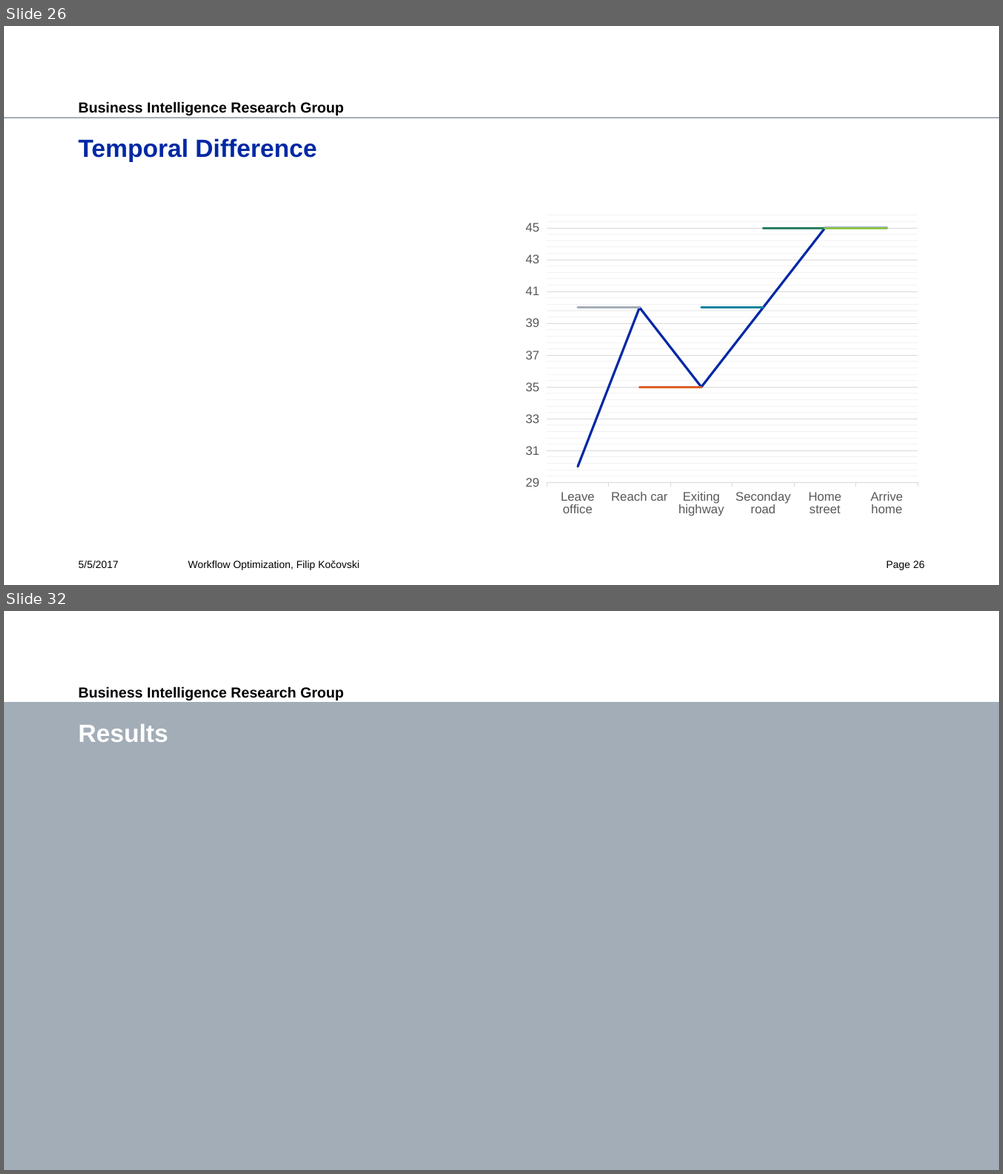
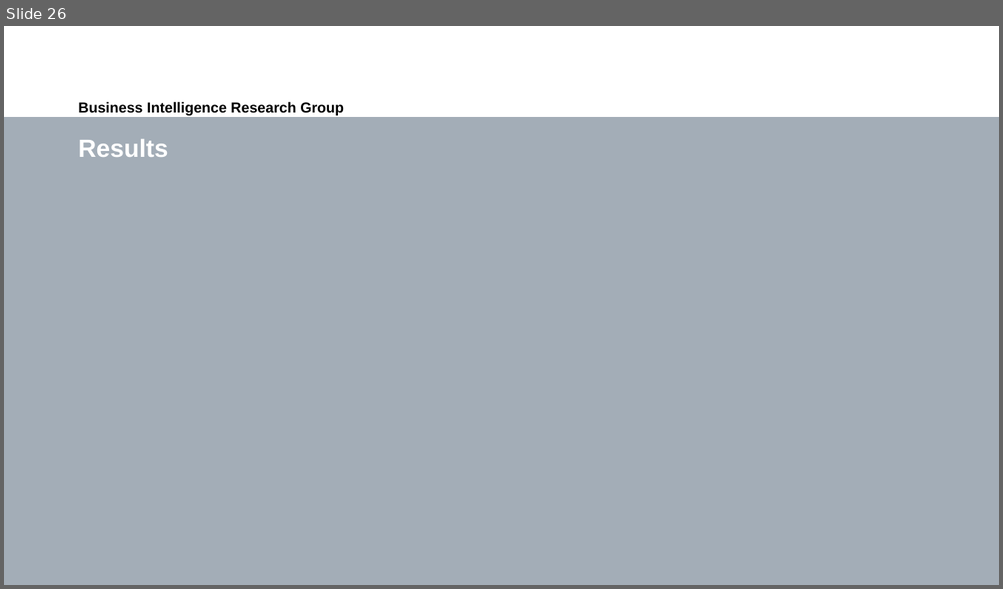
Before and after one commit to fkocovski/mt_presentation, a slide deck: Workflow Optimization.pptx. Shown one above the other, each under a label of ours: slides 26 and 32 before the commit, slide 26 after it; the slides between them are not shown. The pictures are 1003x1174 and 1003x589 pixels, drawn with LibreOffice and Linux fonts; fonts in the diff are those of the drawing; grey boxes stand for pictures; background and template pictures are left out. Boxes give left, top, right and bottom in pixels: in the first picture for what was removed or moved away, otherwise in the second. Text is boxed around its words. In the diff, an @@ line names an element or a change of style, - is before the commit and + after.

```diff
--- a/Workflow Optimization.pptx
+++ b/Workflow Optimization.pptx
@@ slide 26 removed at (4,26,999,585), background #FFFFFF; not listed: 2 template elements that a slide beside it also shows @@
@@ title removed at (78,138,316,162) @@
-Temporal Difference
@@ line chart removed at (518,206,925,523) @@
-categories: Leave office, Reach car, Exiting highway, Seconday road, Home street, Arrive home
-Series 1: 30, 40, 35, 40, 45, 45
-Series 2: 40, 40, -, -, -, -
-Series 3: -, 35, 35, -, -, -
-Series 4: -, -, 40, 40, -, -
-Series 5: -, -, -, 45, 45, -
-Series 6: -, -, -, -, 45, 45
@@ text removed at (78,561,118,568) @@
-5/5/2017
@@ text removed at (188,561,359,571) @@
-Workflow Optimization, Filip Kočovski
@@ page number removed at (886,561,925,571) @@
-Page 26
@@ what was slide 32 is now slide 26 @@
```
Also in this commit, not shown: 32 slides changed, 12 other slides removed.
